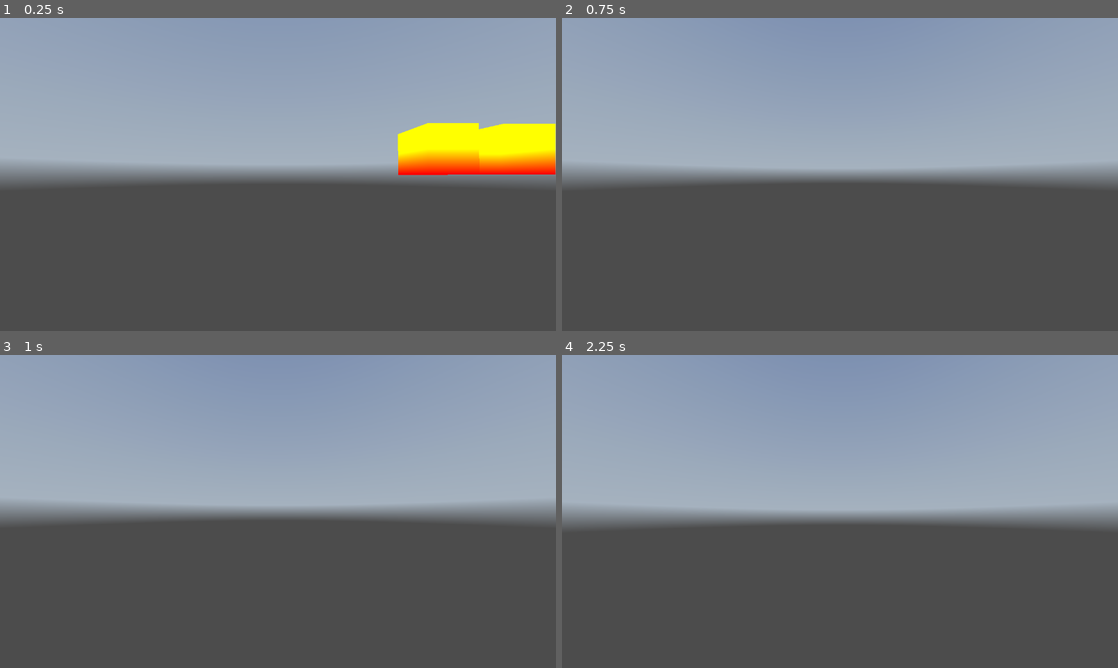
Above: before the commit, frames 1-4 (two rows, left to right).
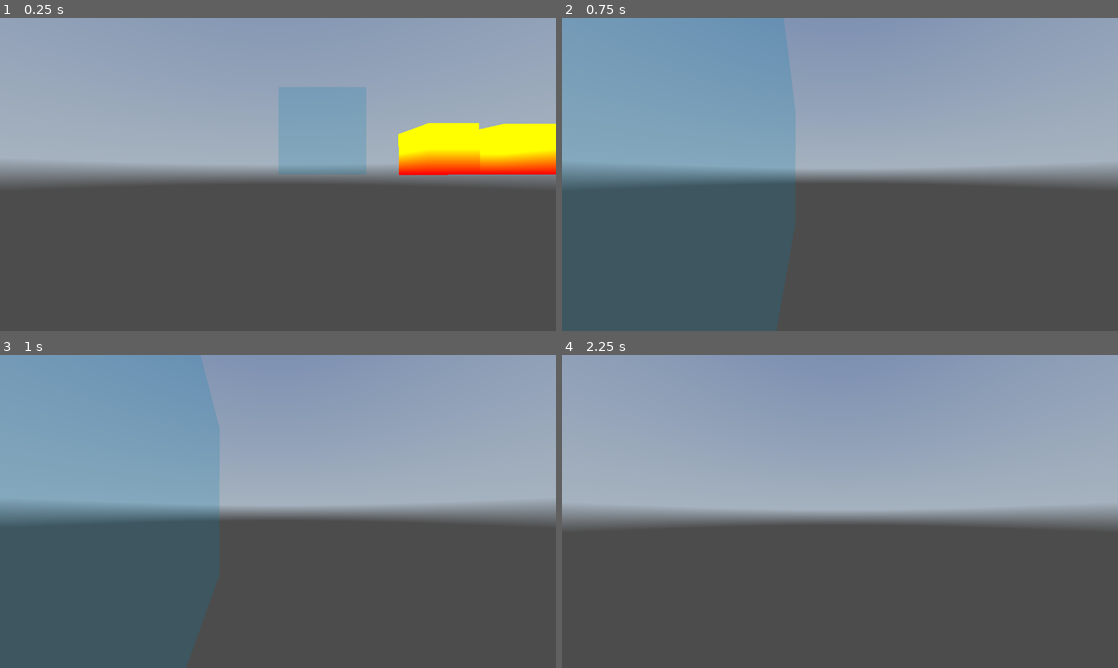
Above: after the commit, the same moments.

Repository: alvaro23LP/visualizador-volumenes
Game: Godot game, scene res://main.tscn
The game is run twice, just before and just after one commit, with the same random seed, the same clock (stepped at 60 frames per second) and the same inputs. A sky picture missing from this copy of the repository is replaced by a grey-blue gradient.
Inputs (mouse positions are in pixels of both pictures, inside the frame that each line leads up to):
- Up to frame 1 (0.25 s): no input
- Up to frame 2 (0.75 s): tap Enter at 0.5 s; move the mouse to (867, 174) at 0.52 s; hold W (move_forward) from 0.53 s (still down); hold 1 (toggle_camera) from 0.53 s (still down)
- Up to frame 3 (1 s): keep holding W (move_forward); keep holding 1 (toggle_camera)
- Up to frame 4 (2.25 s): keep holding W (move_forward); move the mouse to (812, 511) at 1.27 s; release 1 (toggle_camera) at 1.28 s; tap 1 (toggle_camera) at 1.35 s; tap Space (move_up) at 2 s; move the mouse to (851, 505) at 2.02 s; hold 1 (toggle_camera) from 2.03 s (still down)

The runs differ from the first frame. In frame 1, 4.4% of the frame differs, in the area x 50-100%, y 22-51%; in frame 2, 21%, in the area x 0-42%, y 0-51%; in frame 3, 20%; in frame 4, nothing differs.

Commit message:
Trazado de rayos correcto, intento de visualizar esfera

Diff:
--- a/fragmentShader_caras_delanteras.gdshader
+++ b/fragmentShader_caras_delanteras.gdshader
@@ -4,20 +4,42 @@
 //uniform sampler2D screen_texture : hint_screen_texture, repeat_disable, filter_nearest;
 uniform sampler2D viewport_texture;
 
+float funcion_densidad(vec3 p) {
+    vec3 center = vec3(0.5,0.5,0.5); // Centro de la esfera
+    float radius = 0.5;      // Radio de la esfera
+
+    if (distance(p, center) < radius) {
+        return 1.0;
+    } else {
+        return 0.0;
+    }
+}
+
 void fragment() {
-	//vec4 currentColor = textureLod(screen_texture, SCREEN_UV, 0.0);
-    vec4 tex = textureLod(viewport_texture, SCREEN_UV, 0.0);
+    vec4 tex = textureLod(viewport_texture, SCREEN_UV, 0.0); // textura del primer viewport
 
-	//ALBEDO = VERTEX.rbg-tex.rgb;
+    vec3 ray_dir = normalize((tex.rgb-VERTEX.rgb)); // dirección
+    float paso = 0.04; // distancia entre pasos
+    vec3 p;
+	bool hit = false;
+	float v = length(tex.rgb-VERTEX.rgb);
 
-	for(float i=1.0; i<600.0 ; i++){
-		vec3 p = VERTEX.rgb + VERTEX.rbg-tex.rgb * vec3(i);
-		if(p == vec3(0.25)){
-			ALBEDO = vec3(1.0,0.0,0.0);
-			ALPHA = 1.0;
-		} else {
-			ALPHA = 0.0;
-		}
-	}
 
+	for (float t = 0.0; t < v; t += paso) {
+        p = VERTEX.rgb + ray_dir * t;
+
+        float density = funcion_densidad(p);
+
+        if (density > 0.5) {
+            hit = true;
+            break;
+        }
+    }
+	if (hit) {
+        ALBEDO = vec3(0.0, 0.0, 1.0);
+        ALPHA = 1.0;
+    } else {
+        ALBEDO = vec3(0.0,0.5,0.7);
+        ALPHA = 0.2;
+    }
 }
--- a/fragmentShader_caras_traseras.gdshader
+++ b/fragmentShader_caras_traseras.gdshader
@@ -3,7 +3,6 @@
 render_mode cull_front;
 
 void fragment() {
-
 	ALBEDO = VERTEX.rgb;
-	//ALBEDO = vec3(1.0, 0.5, 0.5);
+	//ALBEDO = vec3(1.0, 1.0, 0.5);
 }
--- a/main.gd
+++ b/main.gd
@@ -14,17 +14,20 @@
 func _process(_delta):
 	if viewport1.get_texture():
 		mesh.get_active_material(0).set_shader_parameter("viewport_texture", viewport1.get_texture())
-	cam_viewport1.global_transform = cam_orbital.global_transform
+
+	if cam_fp.current:
+		cam_viewport1.global_transform = cam_fp.global_transform
+	else:
+		cam_viewport1.global_transform = cam_orbital.global_transform
 
 func _input(event):
 	if event.is_action_pressed("toggle_camera"):
-		var use_fp = !cam_fp.current
-		cam_fp.current = use_fp
-		cam_orbital.current = !use_fp
-		#cam_fp.current = !cam_fp.current
-		#cam_orbital.current = !cam_fp.current
+		cam_fp.current = !cam_fp.current
+		cam_orbital.current = !cam_fp.current
 
-		#var active_cam = cam_fp if use_fp else cam_orbital
+	if cam_fp.current:
+		cam_viewport1.global_transform = cam_fp.global_transform
+	else:
 		cam_viewport1.global_transform = cam_orbital.global_transform
 
 	if event.is_action_pressed("ui_cancel"):
--- a/main.tscn
+++ b/main.tscn
@@ -56,6 +56,7 @@
 size = Vector3(2, 2, 2)
 
 [node name="Node3D" type="Node3D"]
+transform = Transform3D(1, 0, 0, 0, 1, 0, 0, 0, 1, 0.0244141, 0, -0.000532627)
 script = ExtResource("1_k14sq")
 
 [node name="WorldEnvironment" type="WorldEnvironment" parent="."]
@@ -67,6 +68,7 @@
 
 [node name="Camera3D" type="Camera3D" parent="OrbitalCamera"]
 visible = false
+cull_mask = 1048573
 
 [node name="FirstPerson" type="CharacterBody3D" parent="."]
 transform = Transform3D(0.0170511, 0, 0.999855, 0, 1, 0, -0.999855, 0, 0.0170511, 5.13332, 0.273078, -0.0345898)
@@ -75,6 +77,7 @@
 
 [node name="Camera3D" type="Camera3D" parent="FirstPerson"]
 visible = false
+cull_mask = 1048573
 fov = 90.0
 
 [node name="CollisionShape3D" type="CollisionShape3D" parent="FirstPerson"]
@@ -87,7 +90,6 @@
 
 [node name="Box2_traseras" type="MeshInstance3D" parent="."]
 transform = Transform3D(1, 0, 0, 0, 1, 0, 0, 0, 1, 1.5, 1.5, 1.5)
-visible = false
 layers = 2
 mesh = SubResource("BoxMesh_8tvoi")
 
@@ -106,6 +108,5 @@
 render_target_update_mode = 4
 
 [node name="Camera3D" type="Camera3D" parent="SubViewport"]
-transform = Transform3D(1, 0, 0, 0, 1, 0, 0, 0, 1, 0, 0, 6.49842)
 visible = false
 cull_mask = 2
